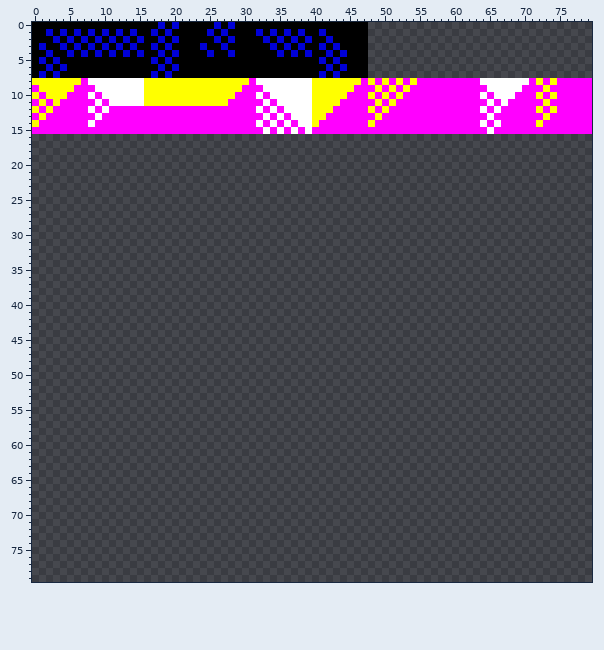
Two states of a sprite sheet, src/assets/tileset.png. Above: the version before the commit.
The file is 80x80 pixels.
And afterwards:
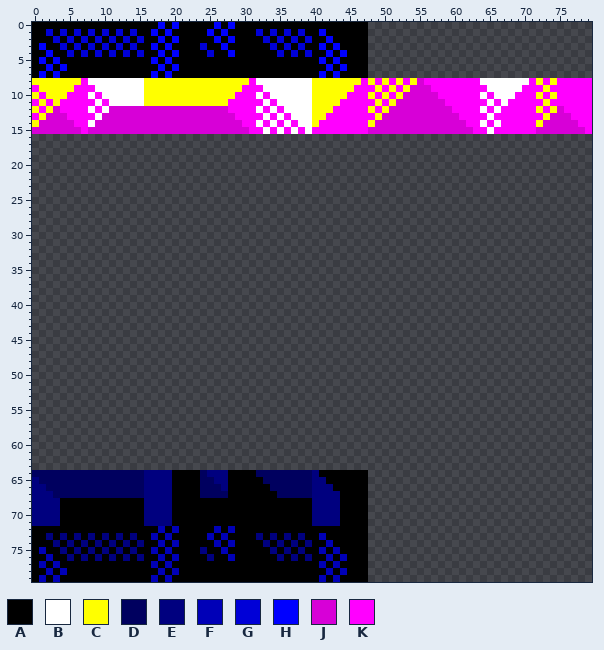
Palette (. is transparent): A #000000  B #ffffff  C #ffff00  D #00005f  E #00007f  F #0000b7  G #0000d7  H #0000ff  J #d700d7  K #ff00ff
Edits made:
@@ x 0..79 @@
- 0 AAAAAAAAAAAAAAAAAAGAGAAAAAGAGAAAAAAAAAAAAAAAAAAA................................
- 1 AAGAGAGAGAGAGAGAAGAGAAAAAGAGAAAAGAGAGAGAAGAAAAAA................................
- 2 AAAGAGAGAGAGAGAGAAGAGAAAAAGAGAAAAGAGAGAGAAGAAAAA................................
- 3 AGAAGAGAGAGAGAGAAGAGAAAAGAAGAAAAAAGAGAGAAGAGAAAA................................
- 4 AAGAAGAGAGAGAGAGAAGAGAAAAGAAGAAAAAAGAGAGAAGAGAAA................................
- 5 AGAGAAAAAAAAAAAAAGAGAAAAAAAAAAAAAAAAAAAAAGAGAAAA................................
- 6 AAGAGAAAAAAAAAAAAAGAGAAAAAAAAAAAAAAAAAAAAAGAGAAA................................
- 7 AGAGAAAAAAAAAAAAAGAGAAAAAAAAAAAAAAAAAAAAAGAGAAAA................................
- 8 CCCCCCCKBBBBBBBBCCCCCCCCCCCCCCCKBBBBBBBBCCCCCCCKCKCKCKCKKKKKKKKKBBBBBBBKCKCKKKKK
- 9 KCCCCCKKKBBBBBBBCCCCCCCCCCCCCCKKKBBBBBBBCCCCCCKKKCKCKCKKKKKKKKKKKBBBBBKKKCKKKKKK
-10 CKCCCKKKBKBBBBBBCCCCCCCCCCCCCKKKBKBBBBBBCCCCCKKKCKCKCKKKKKKKKKKKBKBBBKKKCKCKKKKK
-11 KCKCKKKKKBKBBBBBCCCCCCCCCCCCKKKKKBKBBBBBCCCCKKKKKCKCKKKKKKKKKKKKKBKBKKKKKCKKKKKK
-12 CKCKKKKKBKBKKKKKKKKKKKKKKKKKKKKKBKBKBBBBCCCKKKKKCKCKKKKKKKKKKKKKBKBKKKKKCKCKKKKK
-13 KCKKKKKKKBKKKKKKKKKKKKKKKKKKKKKKKBKBKBBBCCKKKKKKKCKKKKKKKKKKKKKKKBKKKKKKKCKKKKKK
-14 CKKKKKKKBKKKKKKKKKKKKKKKKKKKKKKKBKBKBKBBCKKKKKKKCKKKKKKKKKKKKKKKBKBKKKKKCKKKKKKK
-15 KKKKKKKKKKKKKKKKKKKKKKKKKKKKKKKKKBKBKBKBKKKKKKKKKKKKKKKKKKKKKKKKKBKKKKKKKKKKKKKK
+ 0 AAAAAAAAAAAAAAAAAAHAHAAAAAHAHAAAAAAAAAAAAAAAAAAA................................
+ 1 AAGAGAGAGAGAGAGAAHAHAAAAAHAHAAAAGAGAGAGAAHAAAAAA................................
+ 2 AAAGAGAGAGAGAGAGAAHAHAAAAAHAHAAAAGAGAGAGAAHAAAAA................................
+ 3 AHAAGAGAGAGAGAGAAHAHAAAAGAAHAAAAAAGAGAGAAHAHAAAA................................
+ 4 AAHAAGAGAGAGAGAGAAHAHAAAAGAAHAAAAAAGAGAGAAHAHAAA................................
+ 5 AHAHAAAAAAAAAAAAAHAHAAAAAAAAAAAAAAAAAAAAAHAHAAAA................................
+ 6 AAHAHAAAAAAAAAAAAAHAHAAAAAAAAAAAAAAAAAAAAAHAHAAA................................
+ 7 AHAHAAAAAAAAAAAAAHAHAAAAAAAAAAAAAAAAAAAAAHAHAAAA................................
+ 8 CCCCCCCKBBBBBBBBCCCCCCCCCCCCCCCKBBBBBBBBCCCCCCCKCKCKCKCJKKKKKKKKBBBBBBBKCKCKKKKK
+ 9 KCCCCCKKKBBBBBBBCCCCCCCCCCCCCCKKKBBBBBBBCCCCCCKKKCKCKCJJJKKKKKKKKBBBBBKKKCKKKKKK
+10 CKCCCKKKBKBBBBBBCCCCCCCCCCCCCKKKBKBBBBBBCCCCCKKKCKCKCJJJJJKKKKKKBKBBBKKKCKCKKKKK
+11 KCKCKKKKKBKBBBBBCCCCCCCCCCCCKKKKKBKBBBBBCCCCKKKKKCKCJJJJJJJKKKKKKBKBKKKKKCKKKKKK
+12 CKCJKKKKBKBJJJJJJJJJJJJJJJJJKKKKBKBKBBBBCCCKKKKKCKCJJJJJJJJJKKKKBKBKKKKKCKCJKKKK
+13 KCJJJKKKKBJJJJJJJJJJJJJJJJJJJKKKKBKBKBBBCCKKKKKKKCJJJJJJJJJJJKKKKBKKKKKKKCJJJKKK
+14 CJJJJJKKBJJJJJJJJJJJJJJJJJJJJJKKBKBKBKBBCKKKKKKKCJJJJJJJJJJJJJKKBKBKKKKKCJJJJJKK
+15 JJJJJJJKJJJJJJJJJJJJJJJJJJJJJJJKKBKBKBKBKKKKKKKKJJJJJJJJJJJJJJJKKBKKKKKKJJJJJJJK
 16 ................................................................................
@@ x 0..49 @@
 63 ..................................................
-64 ..................................................
-65 ..................................................
-66 ..................................................
-67 ..................................................
-68 ..................................................
-69 ..................................................
-70 ..................................................
-71 ..................................................
-72 ..................................................
-73 ..................................................
-74 ..................................................
-75 ..................................................
-76 ..................................................
-77 ..................................................
-78 ..................................................
-79 ..................................................
+64 DDDDDDDDDDDDDDDDEEEEAAAADEEEAAAADDDDDDDDEAAAAAAA..
+65 EDDDDDDDDDDDDDDDEEEEAAAADDEEAAAAADDDDDDDEEAAAAAA..
+66 EEDDDDDDDDDDDDDDEEEEAAAADDDEAAAAAADDDDDDEEEAAAAA..
+67 EEEDDDDDDDDDDDDDEEEEAAAADDDDAAAAAAADDDDDEEEEAAAA..
+68 EEEEAAAAAAAAAAAAEEEEAAAAAAAAAAAAAAAAAAAAEEEEAAAA..
+69 EEEEAAAAAAAAAAAAEEEEAAAAAAAAAAAAAAAAAAAAEEEEAAAA..
+70 EEEEAAAAAAAAAAAAEEEEAAAAAAAAAAAAAAAAAAAAEEEEAAAA..
+71 EEEEAAAAAAAAAAAAEEEEAAAAAAAAAAAAAAAAAAAAEEEEAAAA..
+72 AAAAAAAAAAAAAAAAAAFAFAAAAAFAFAAAAAAAAAAAAAAAAAAA..
+73 AAEAEAEAEAEAEAEAAFAFAAAAAFAFAAAAEAEAEAEAAFAAAAAA..
+74 AAAEAEAEAEAEAEAEAAFAFAAAAAFAFAAAAEAEAEAEAAFAAAAA..
+75 AFAAEAEAEAEAEAEAAFAFAAAAEAAFAAAAAAEAEAEAAFAFAAAA..
+76 AAFAAEAEAEAEAEAEAAFAFAAAAEAAFAAAAAAEAEAEAAFAFAAA..
+77 AFAFAAAAAAAAAAAAAFAFAAAAAAAAAAAAAAAAAAAAAFAFAAAA..
+78 AAFAFAAAAAAAAAAAAAFAFAAAAAAAAAAAAAAAAAAAAAFAFAAA..
+79 AFAFAAAAAAAAAAAAAFAFAAAAAAAAAAAAAAAAAAAAAFAFAAAA..
Boxes around the changes in both pictures, in picture pixels (x1, y1, x2, y2):
changed: (151, 22, 179, 78)
changed: (207, 22, 235, 57)
changed: (319, 29, 347, 78)
changed: (39, 43, 67, 78)
changed: (368, 78, 473, 134)
changed: (32, 106, 249, 134)
changed: (536, 106, 585, 134)
added: (32, 470, 368, 582)
